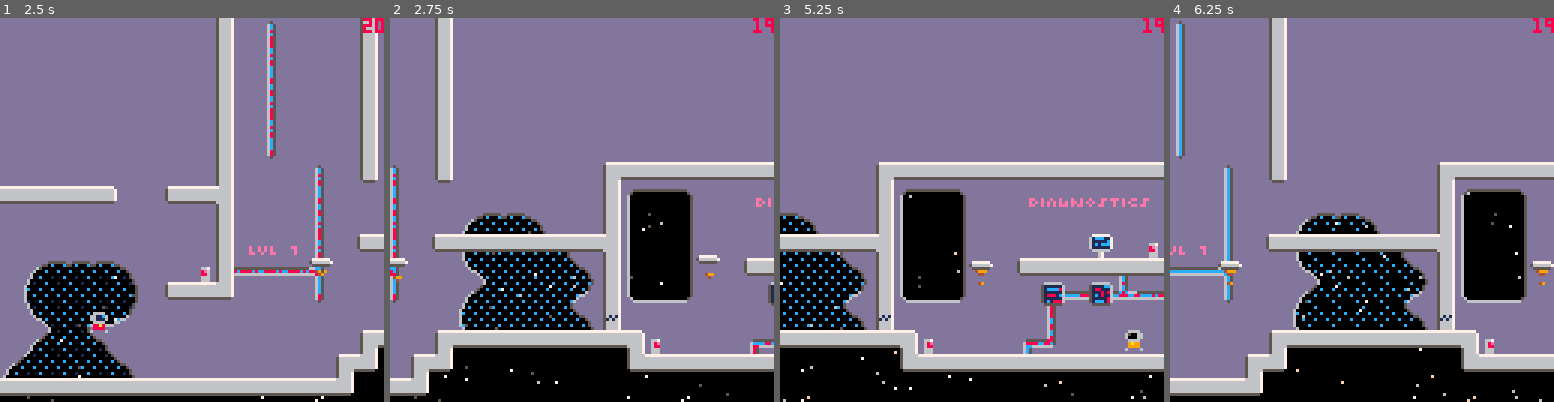
Above: before the commit, frames 1-4 (left to right).
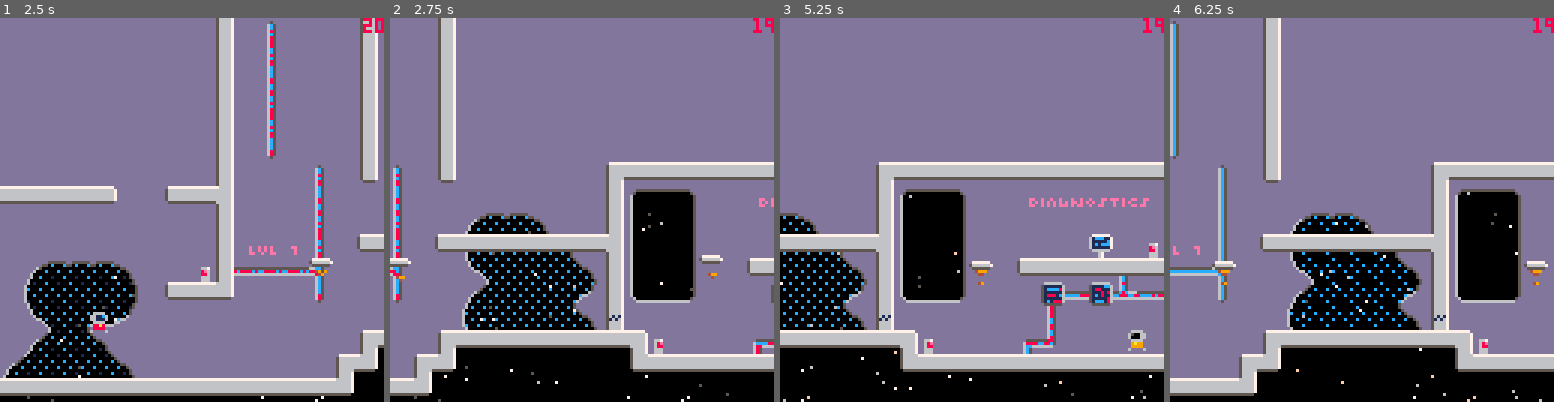
Above: after the commit, the same moments.

Repository: jgradim/gameoff-2020
Game: PICO-8 cartridge moonshot.p8
Same seed, same stepped clock (60 frames per second), same inputs: the game is played once before the commit and once after it.
Inputs:
- Up to frame 1 (2.5 s): tap X (X key) at 0.33, 1.07, 1.85 s; tap O (Z key) at 0.7, 1.7, 2.1 s; hold Right 1.6-2.1 s; hold Up 2.15-2.42 s; hold Right from 2.47 s (still down)
- Up to frame 2 (2.75 s): keep holding Right; tap O (Z key) at 2.5 s
- Up to frame 3 (5.25 s): tap O (Z key) every 0.4 s from 2.9 to 4.9 s; tap X (X key) at 2.97, 4.08, 5.2 s; release Right at 3.03 s; hold Left 3.08-3.58 s; hold Down 3.63-3.97 s; hold Right 4.02-4.68 s; hold Up 4.73-5.03 s; hold Left from 5.08 s (still down)
- Up to frame 4 (6.25 s): tap O (Z key) at 5.3, 5.7, 6.1 s; release Left at 5.68 s; hold Down 5.73-6.03 s; hold Right from 6.08 s (still down)

Frame 1 is identical in both runs. In frame 2, 8.1% of the frame differs, in the area x 0-100%, y 0-99%; in frame 3, 0.1%; in frame 4, 12%.

Commit message:
Make hitbox behave like sprite_hitbox

Diff:
--- a/moonshot.p8
+++ b/moonshot.p8
@@ -639,12 +639,7 @@
 end
 
 function hitbox(p)
- return {
-  x=p.x+1,
-  y=p.y+1,
-  w=p.w-2,
-  h=p.h-1,
- }
+ return sprite_hitbox(p.sp, p.x, p.y)
 end
 
 function stand_box(p)
